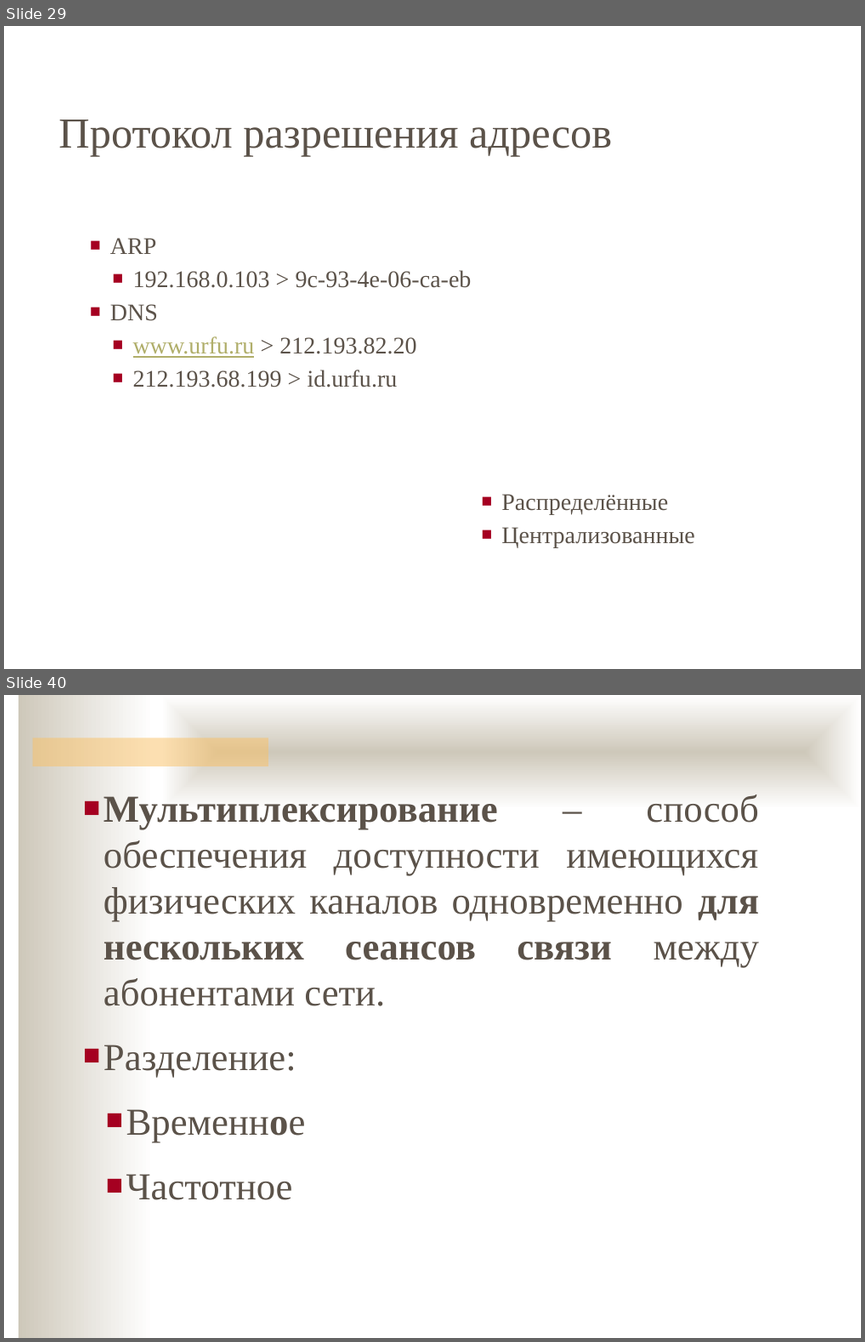
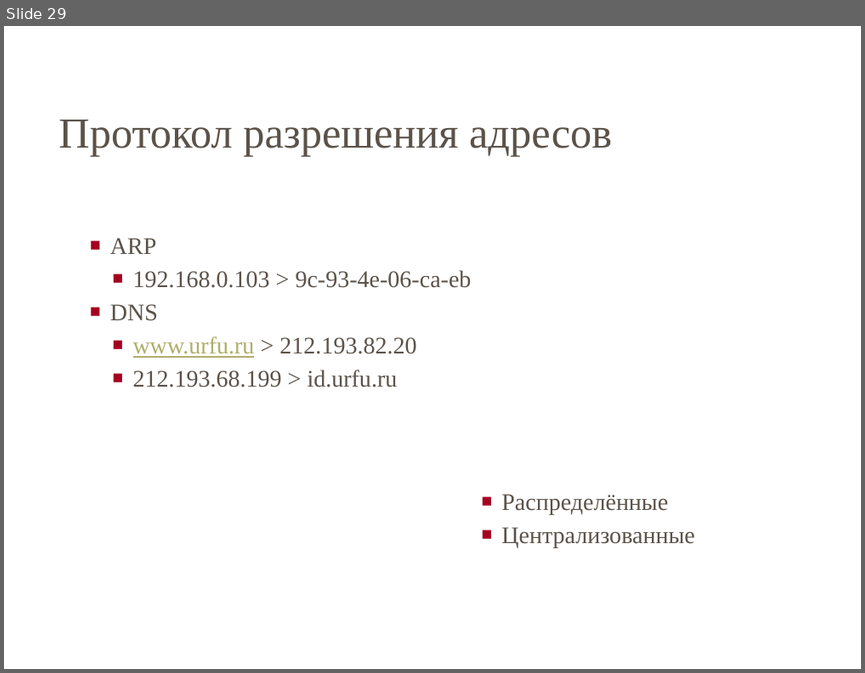
Before and after one commit to ukoloff/nets, a slide deck: 02.pptx. Shown one above the other, each under a label of ours: slides 29 and 40 before the commit, slide 29 after it; the slides between them are not shown. The pictures are 865x1342 and 865x673 pixels, drawn with LibreOffice and Linux fonts; fonts in the diff are those of the drawing; background and template pictures are left out. Boxes give left, top, right and bottom in pixels: in the first picture for what was removed or moved away, otherwise in the second. Text is boxed around its words. In the diff, an @@ line names an element or a change of style, - is before the commit and + after.

```diff
--- a/02.pptx
+++ b/02.pptx
@@ slide 40 removed at [4,695,861,1338], background #FFFFFF @@
@@ rectangle removed at [18,695,154,1338] @@
@@ rectangle removed at [160,695,861,809] @@
@@ rectangle removed at [32,737,268,766] @@
@@ text removed at [103,794,759,1200] @@
-■ Мультиплексирование – способ обеспечения доступности имеющихся физических каналов одновременно для нескольких сеансов связи между абонентами сети.
-■ Разделение:
-  ■ Временное
-  ■ Частотное
```
Also in this commit, not shown: 20 other slides removed.
